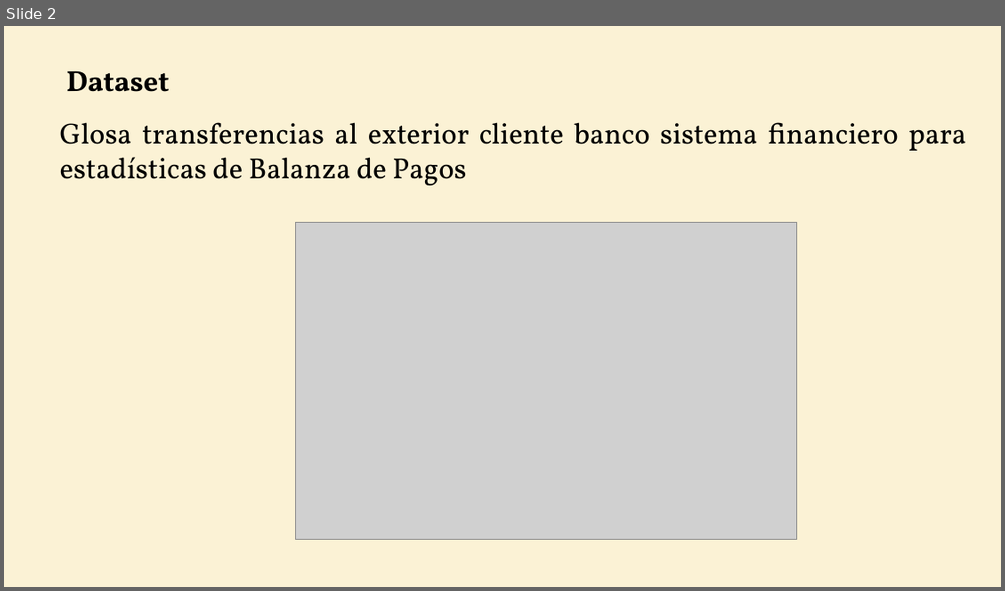
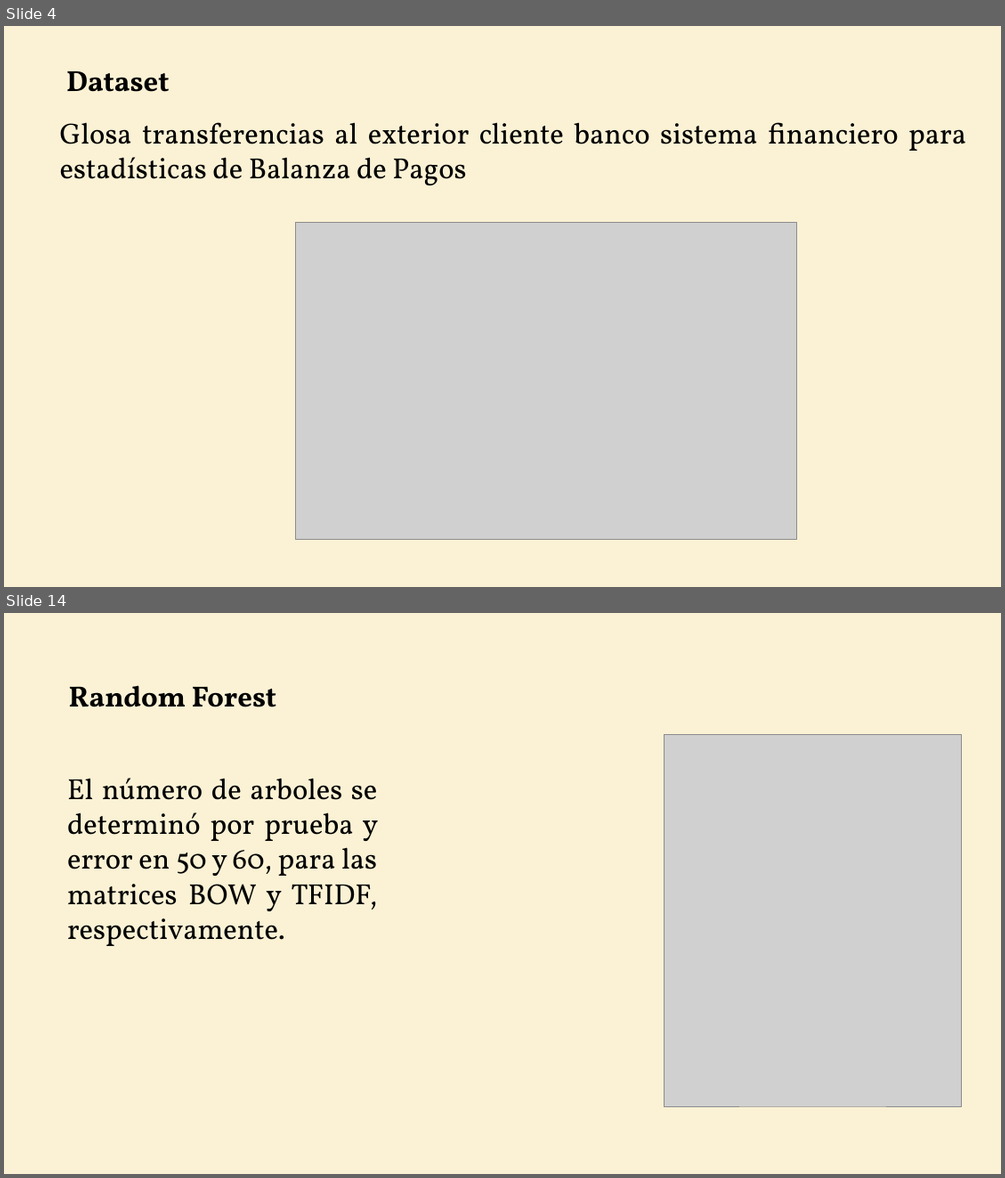
Before and after one commit to WilderGitHub/MCD, a slide deck: II. 08 Minería de Datos II/Proyecto Final.pptx. Shown one above the other, each under a label of ours: slide 2 before the commit, slides 4 and 14 after it; the slides between them are not shown. The pictures are 1005x591 and 1005x1178 pixels, drawn with LibreOffice and Linux fonts; fonts in the diff are those of the drawing; grey boxes stand for pictures. Boxes give left, top, right and bottom in pixels: in the first picture for what was removed or moved away, otherwise in the second. Text is boxed around its words. In the diff, an @@ line names an element or a change of style, - is before the commit and + after.

```diff
--- a/II. 08 Minería de Datos II/Proyecto Final.pptx
+++ b/II. 08 Minería de Datos II/Proyecto Final.pptx
@@ slide 14 added at [4, 613, 1001, 1174], background #F7DD93 at 38% opacity @@
@@ text added at [69, 685, 276, 707], 28 pt, text #000000, bold @@
+Random Forest
@@ picture added at [664, 734, 962, 1107] @@
@@ text added at [67, 778, 379, 946], 28 pt, text #000000 @@
+El número de arboles se determinó por prueba y error en 50 y 60, para las matrices BOW y TFIDF, respectivamente.
@@ what was slide 2 is now slide 4 @@
```
Also in this commit, not shown: 2 slides changed, 12 other slides added, 8 slides removed, 1 other file.
